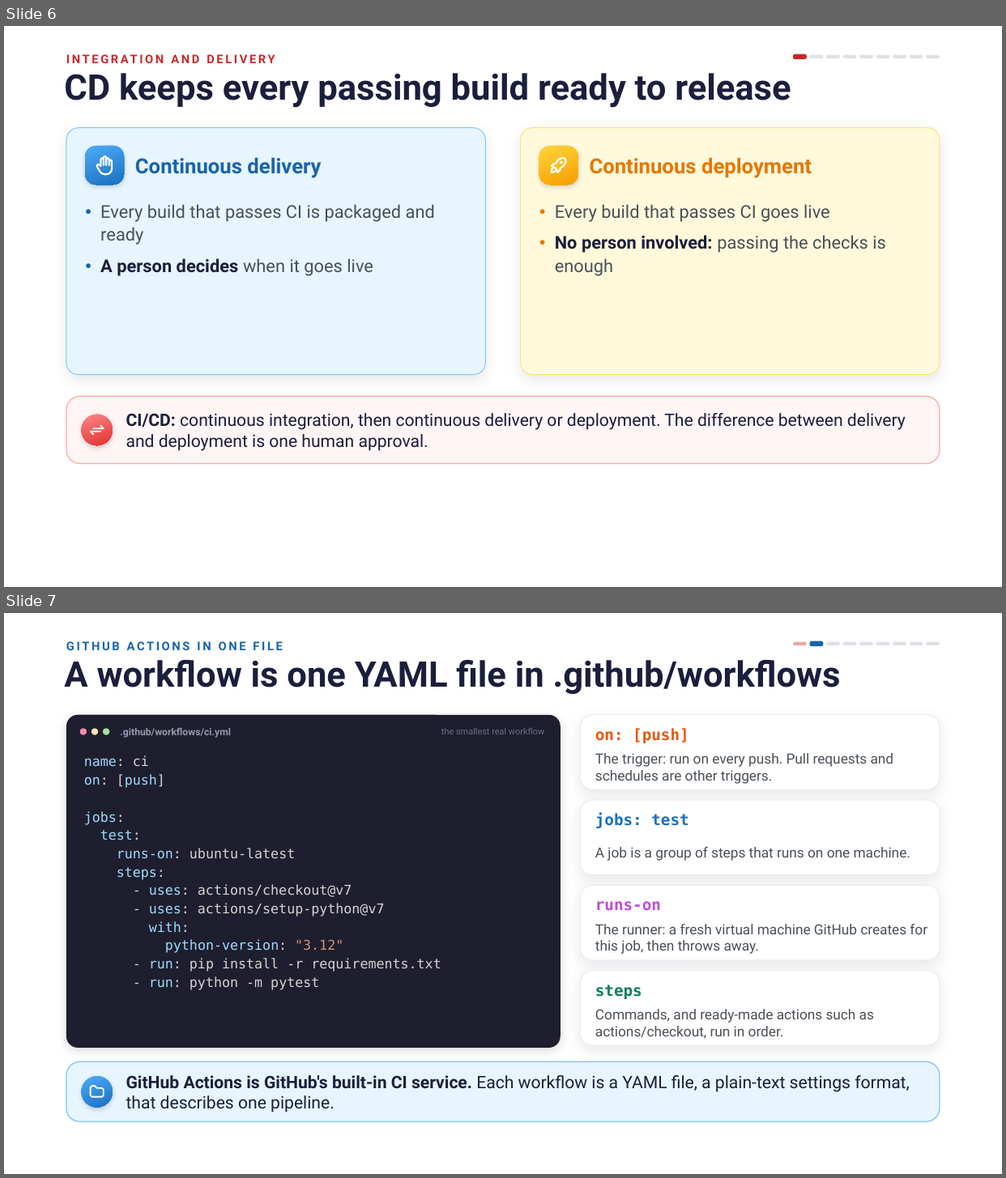
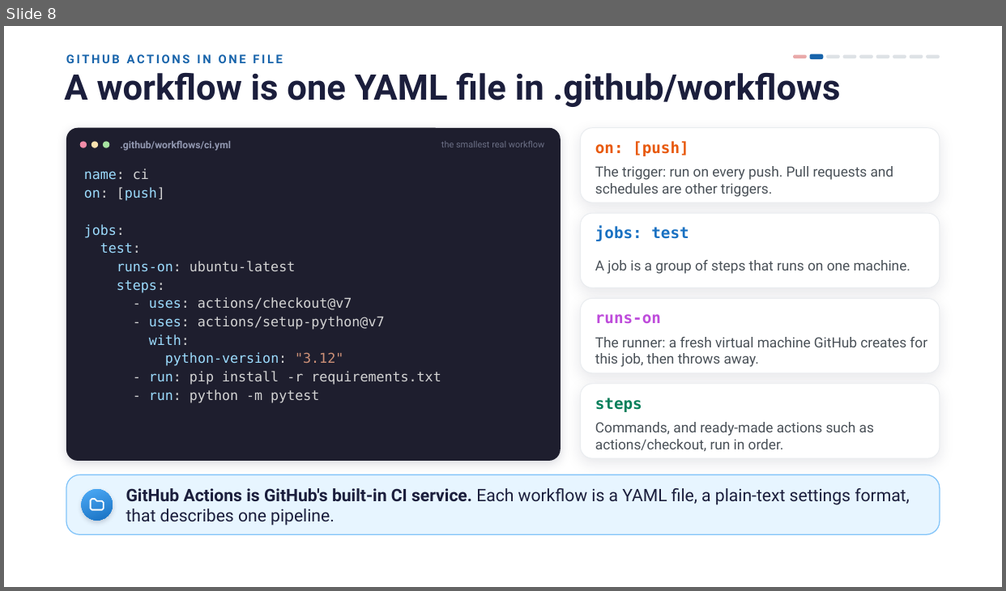
Before and after one commit to Lynch4360/ai-assisted-programming-module, a slide deck: lectures-and-labs/week10/cicd-lecture.pptx. Shown one above the other, each under a label of ours: slides 6 and 7 before the commit, slide 8 after it. The pictures are 1006x1178 and 1006x591 pixels, drawn with LibreOffice and Linux fonts; fonts in the diff are those of the drawing; background and template pictures are left out. Boxes give left, top, right and bottom in pixels: in the first picture for what was removed or moved away, otherwise in the second. Text is boxed around its words. In the diff, an @@ line names an element or a change of style, - is before the commit and + after.

```diff
--- a/lectures-and-labs/week10/cicd-lecture.pptx
+++ b/lectures-and-labs/week10/cicd-lecture.pptx
@@ slide 6 removed at <box>4,26,1002,587</box>, background picture (left out) @@
@@ title removed at <box>64,73,791,108</box> @@
-CD keeps every passing build ready to release
@@ text removed at <box>66,50,742,68</box> @@
-INTEGRATION AND DELIVERY
@@ rounded rectangle removed at <box>793,54,807,60</box> @@
@@ rounded rectangle removed at <box>809,55,823,59</box> @@
@@ rounded rectangle removed at <box>827,55,840,59</box> @@
@@ rounded rectangle removed at <box>843,55,857,59</box> @@
@@ rounded rectangle removed at <box>859,55,873,59</box> @@
@@ rounded rectangle removed at <box>876,55,889,59</box> @@
@@ rounded rectangle removed at <box>893,55,906,59</box> @@
@@ rounded rectangle removed at <box>910,55,923,59</box> @@
@@ rounded rectangle removed at <box>927,55,940,59</box> @@
@@ rounded rectangle removed at <box>66,128,485,375</box> @@
@@ rounded rectangle removed at <box>85,146,124,185</box> @@
@@ rounded rectangle removed at <box>521,128,940,375</box> @@
@@ rounded rectangle removed at <box>539,146,578,185</box> @@
@@ freeform shape removed at <box>94,155,116,177</box> @@
@@ text removed at <box>135,157,321,178</box> @@
-Continuous delivery
@@ freeform shape removed at <box>548,155,569,177</box> @@
@@ text removed at <box>590,157,812,178</box> @@
-Continuous deployment
@@ text removed at <box>100,204,435,276</box> @@
-● Every build that passes CI is packaged and ready
-● A person decides when it goes live
@@ text removed at <box>555,204,886,276</box> @@
-● Every build that passes CI goes live
-● No person involved: passing the checks is enough
@@ rounded rectangle removed at <box>66,396,940,464</box> @@
@@ text removed at <box>126,413,906,451</box> @@
-CI/CD: continuous integration, then continuous delivery or deployment. The difference between delivery and deployment is one human approval.
@@ ellipse removed at <box>81,415,113,446</box> @@
@@ freeform shape removed at <box>88,421,105,438</box> @@
@@ what was slide 7 is now slide 8 @@
```
Also in this commit, not shown: 9 slides changed, 7 slides added, 2 other slides removed, 6 other files.
